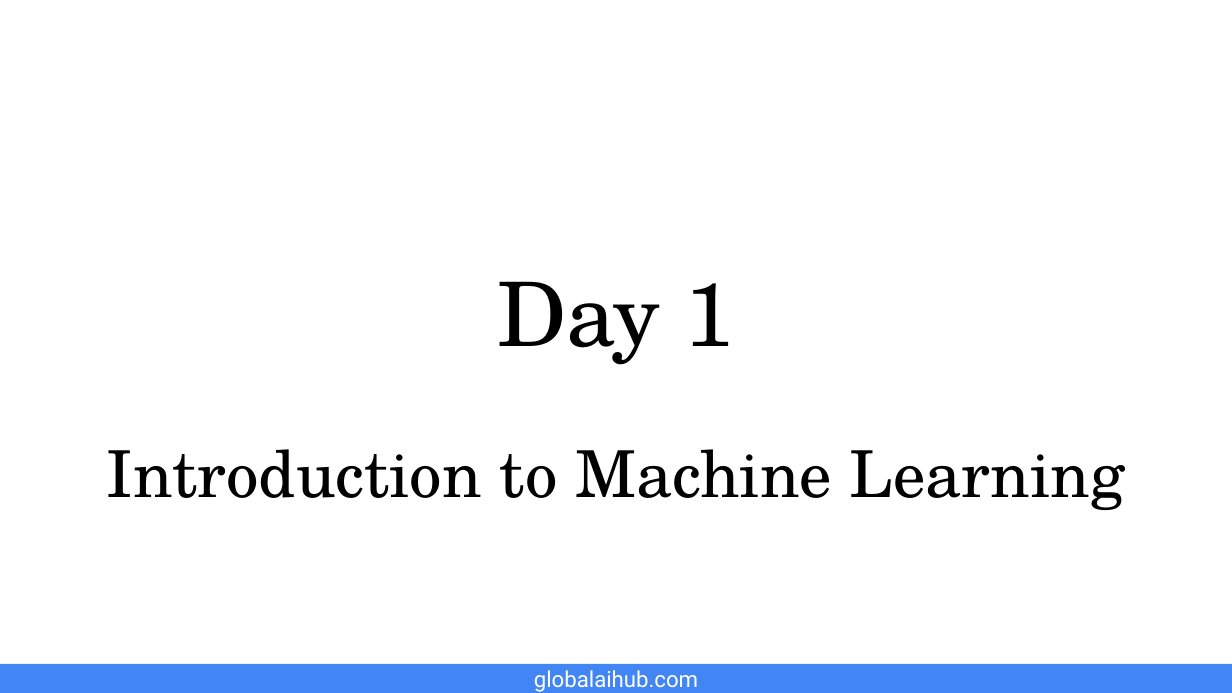
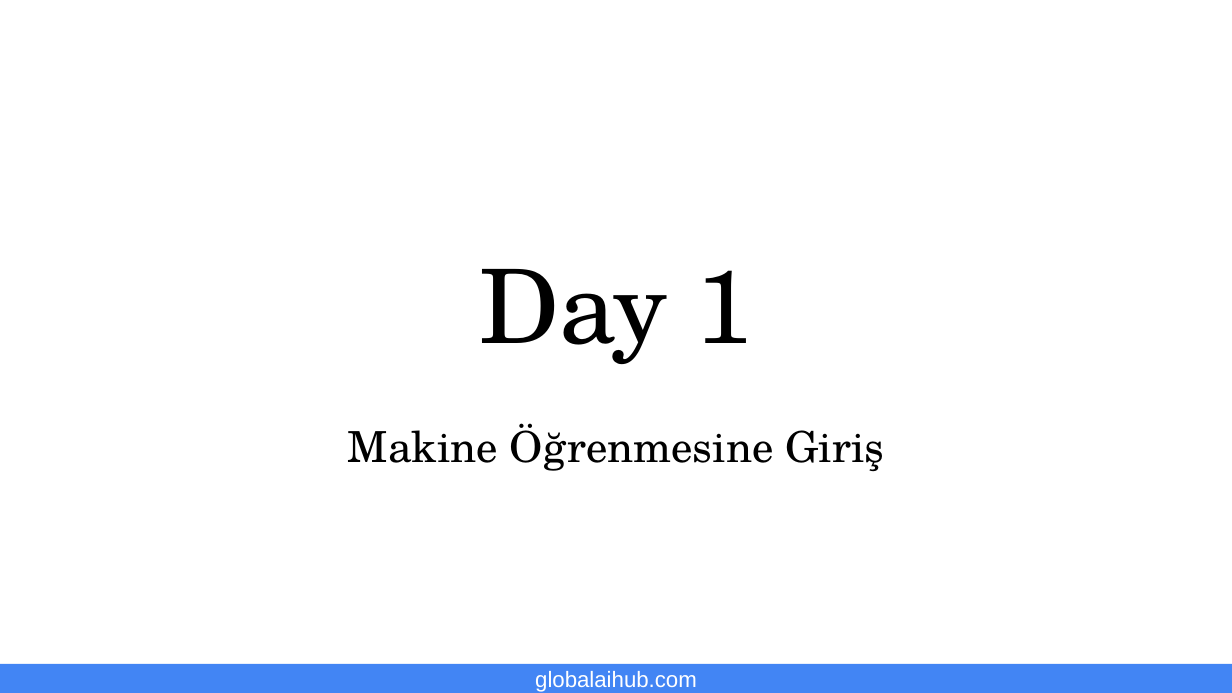
Before and after one commit to gaih/introduction-to-machine-learning, a slide deck: slide 1 of Presentations/Day 1 Presentation.pptx. Drawn at 1232x693 pixels with LibreOffice and Linux fonts; fonts in the diff are those of the drawing; background and template pictures are left out. Boxes give left, top, right and bottom in pixels: in the first picture for what was removed or moved away, otherwise in the second. Text is boxed around its words. In the diff, an @@ line names an element or a change of style, - is before the commit and + after.

```diff
--- a/Presentations/Day 1 Presentation.pptx
+++ b/Presentations/Day 1 Presentation.pptx
@@ title "Day 1" at box(479, 269, 753, 364): size 52 to 60 pt @@
@@ subtitle at box(348, 423, 884, 472): text changed; size 37.9 to 25 pt @@
-Introduction to Machine Learning
+Makine Öğrenmesine Giriş
@@ text "globalaihub.com" at box(535, 671, 697, 692): font Roboto to Arial @@
```
Also in this commit, not shown: 13 other slides changed, 2 slides added, 2 slides removed, 2 other files.
